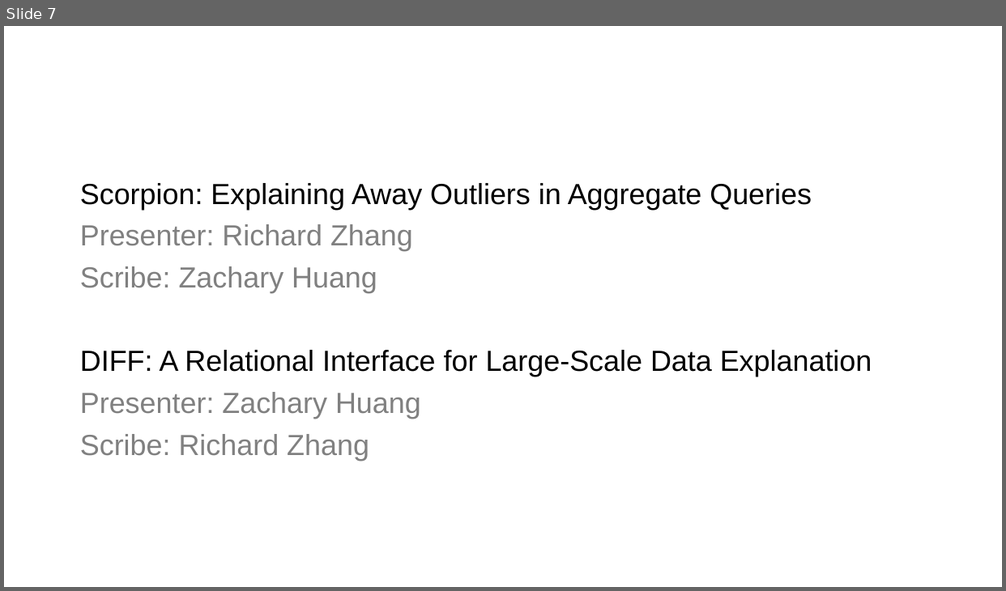
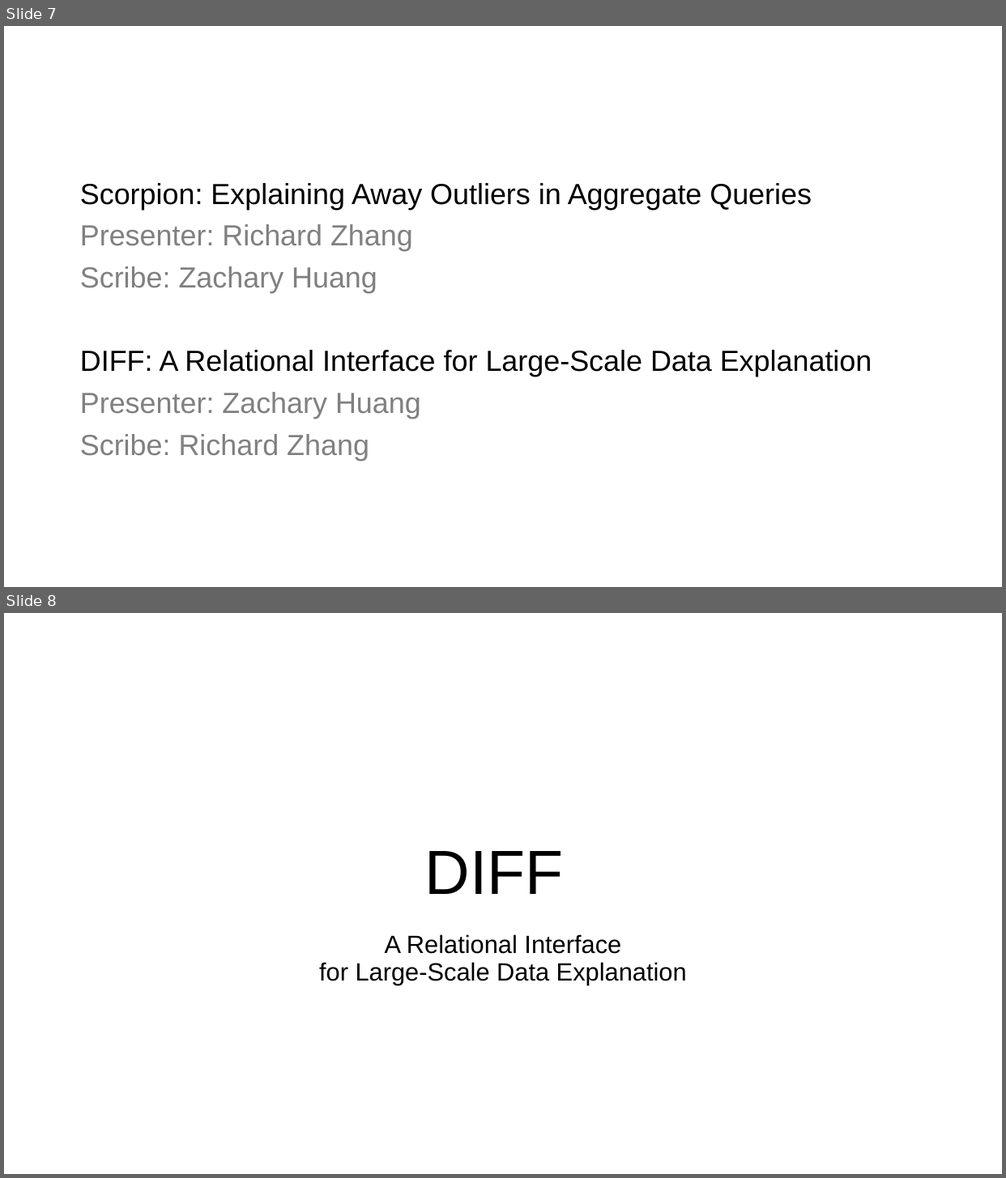
Before and after one commit to columbiaviz/columbiaviz.github.io, a slide deck: 2020s_w6998/lecs/14_explanation.pptx. Shown one above the other, each under a label of ours: slide 7 before the commit, slides 7 and 8 after it. The pictures are 1006x591 and 1006x1178 pixels, drawn with LibreOffice and Linux fonts; fonts in the diff are those of the drawing. Boxes give left, top, right and bottom in pixels: in the first picture for what was removed or moved away, otherwise in the second. Text is boxed around its words. In the diff, an @@ line names an element or a change of style, - is before the commit and + after.

```diff
--- a/2020s_w6998/lecs/14_explanation.pptx
+++ b/2020s_w6998/lecs/14_explanation.pptx
@@ slide 8 added at (x1=4, y1=613, x2=1002, y2=1174), background #FFFFFF @@
@@ title added at (x1=425, y1=851, x2=564, y2=894), 60 pt, text #000000 @@
+DIFF
@@ subtitle added at (x1=319, y1=935, x2=687, y2=985), 24 pt, text #000000 @@
+A Relational Interface
+for Large-Scale Data Explanation
```
Also in this commit, not shown: 38 other slides added, 1 other file.
